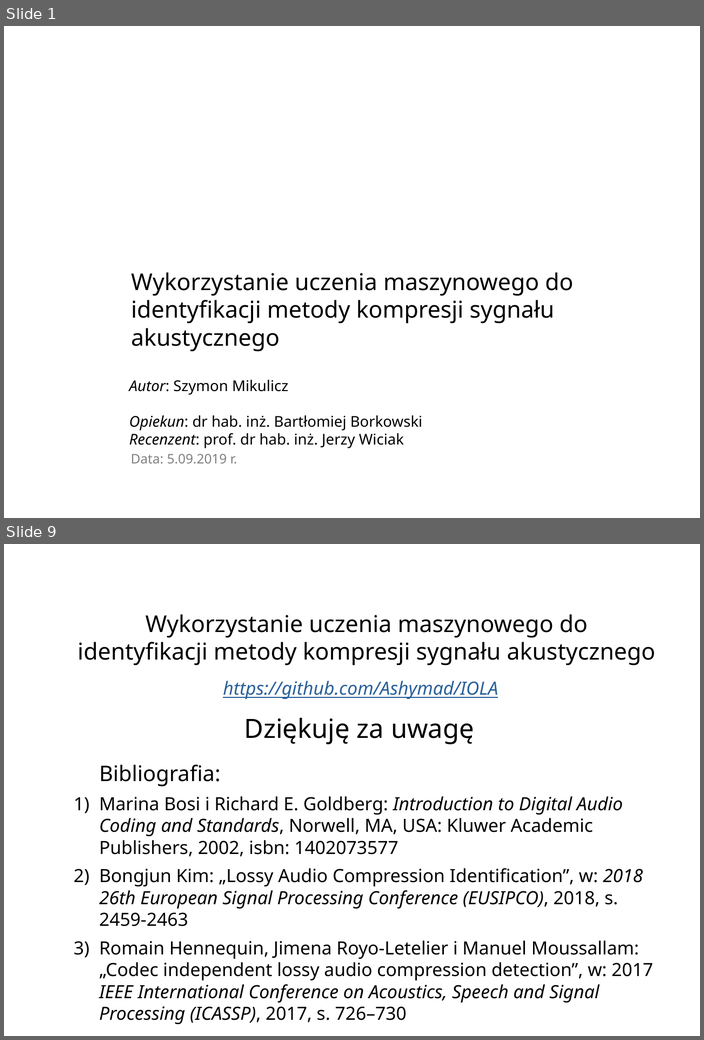
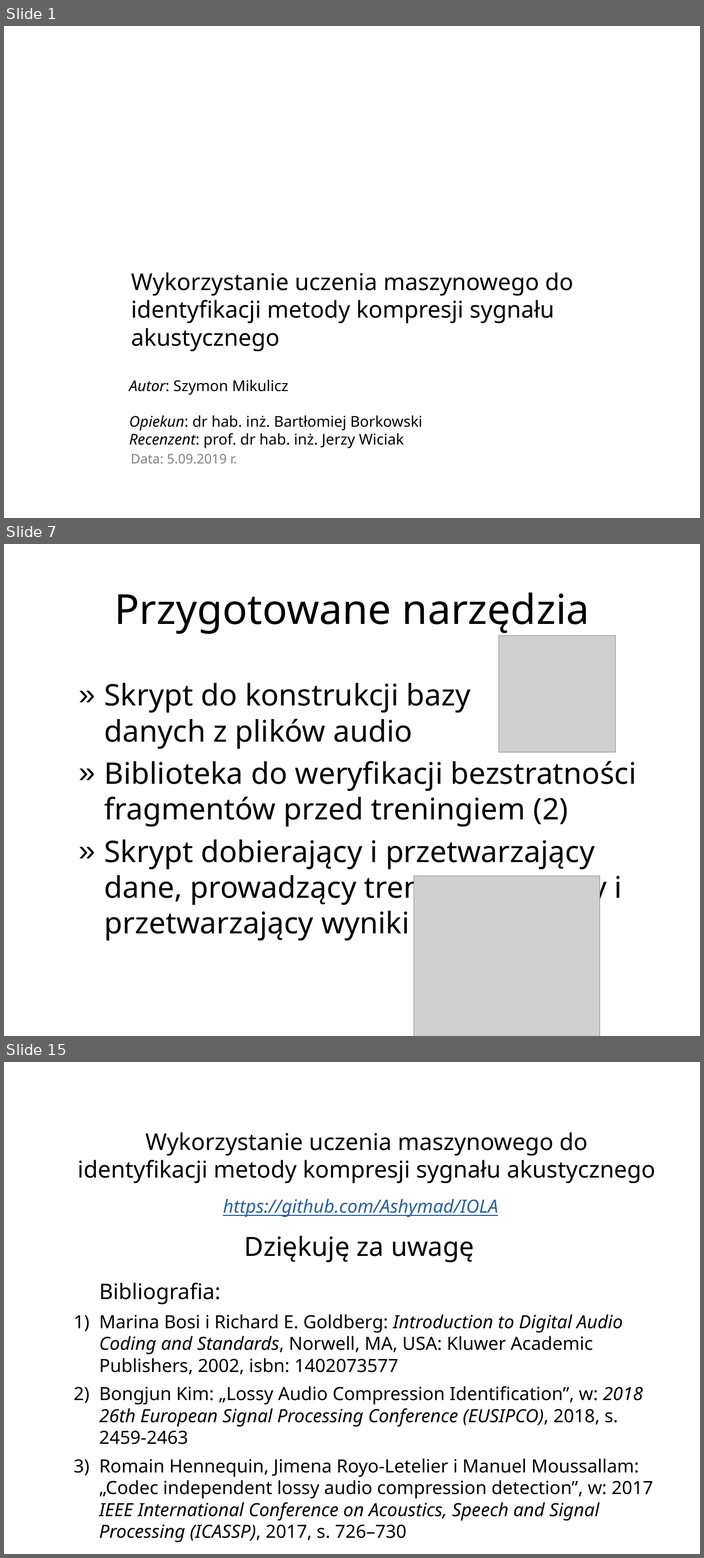
Before and after one commit to Ashymad/IOLA, a slide deck: prez/IOLAv3.odp. Shown one above the other, each under a label of ours: slides 1 and 9 before the commit, slides 1, 7 and 15 after it; the slides between them are not shown. The pictures are 704x1040 and 704x1558 pixels, drawn with LibreOffice and Linux fonts; fonts in the diff are those of the drawing; grey boxes stand for pictures; background and template pictures are left out. Boxes give left, top, right and bottom in pixels: in the first picture for what was removed or moved away, otherwise in the second. Text is boxed around its words. In the diff, an @@ line names an element or a change of style, - is before the commit and + after.

```diff
--- a/prez/IOLAv3.odp
+++ b/prez/IOLAv3.odp
@@ slide 7 added at <box>4,544,700,1036</box>, background picture (left out) @@
@@ title added at <box>114,592,589,634</box>, 50 pt, text #000000 @@
+Przygotowane narzędzia
@@ picture added at <box>498,636,615,752</box> @@
@@ text added at <box>104,683,636,941</box>, 36 pt, text #000000 @@
+» Skrypt do konstrukcji bazy
+  danych z plików audio
+» Biblioteka do weryfikacji bezstratności fragmentów przed treningiem (2)
+» Skrypt dobierający i przetwarzający dane, prowadzący trening, testujący i przetwarzający wyniki
@@ picture added at <box>414,876,600,1036</box> @@
@@ what was slide 9 is now slide 15 @@
```
Also in this commit, not shown: 2 slides changed, 9 other slides added, 4 slides removed, 1 other file.
